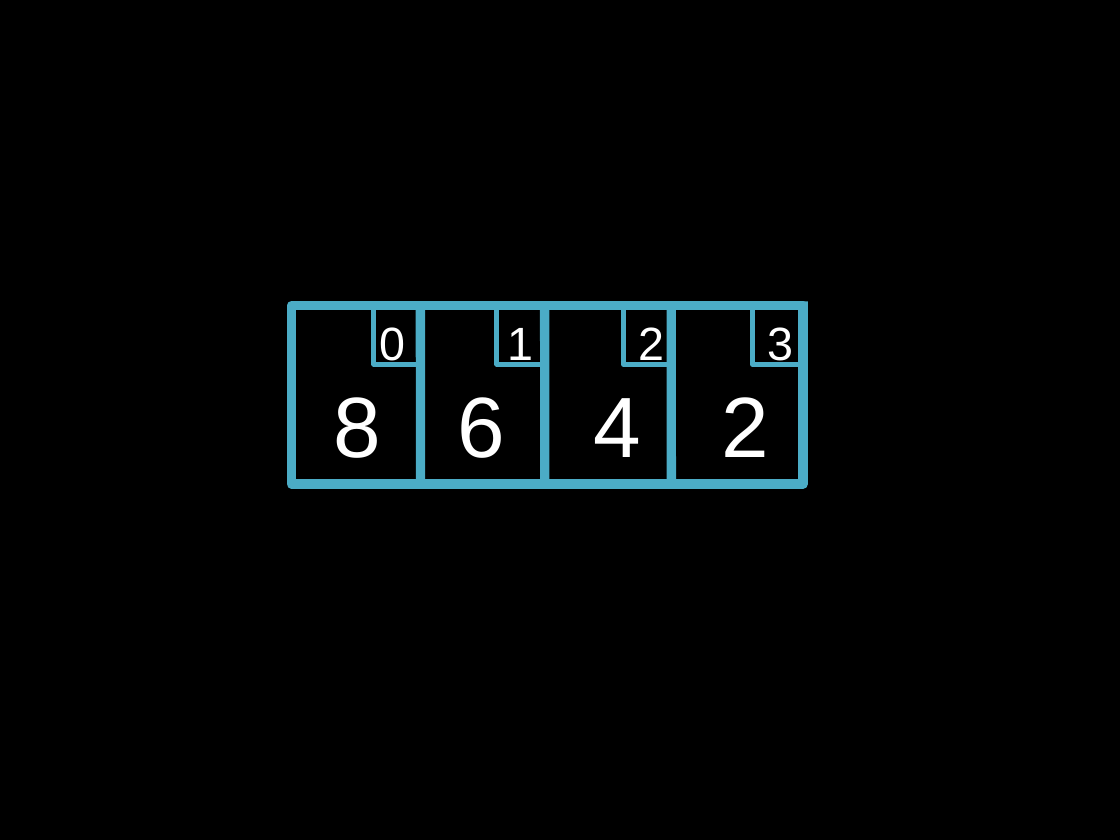
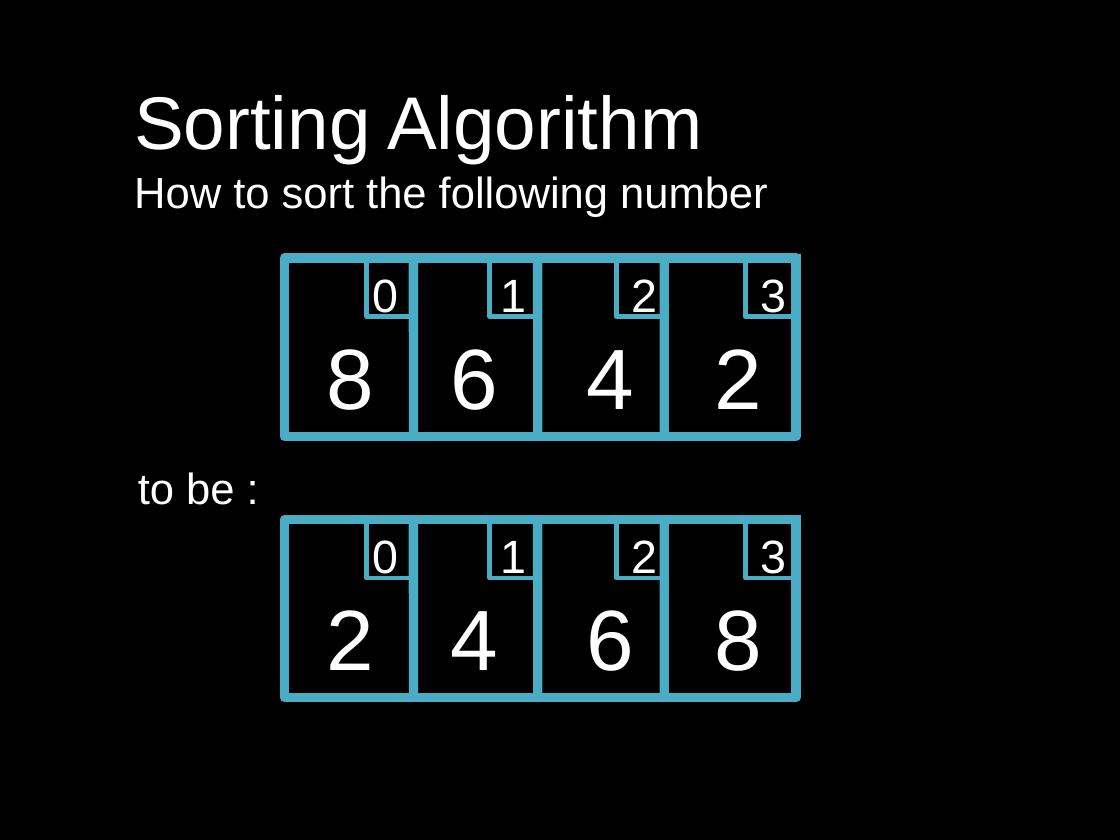
Before and after one commit to bagustris/prokom-tf, a slide deck: slide 14 of slide/prokom6.odp. Drawn at 1120x840 pixels with LibreOffice and Linux fonts; fonts in the diff are those of the drawing. Boxes give left, top, right and bottom in pixels: in the first picture for what was removed or moved away, otherwise in the second. Text is boxed around its words. In the diff, an @@ line names an element or a change of style, - is before the commit and + after.

```diff
--- a/slide/prokom6.odp
+++ b/slide/prokom6.odp
@@ text added at bbox=[134, 95, 768, 217], 28 pt, text #FFFFFF @@
+Sorting Algorithm
+How to sort the following number
@@ 7 texts, 1 rectangle: place and size @@
-7 texts, 1 rectangle at bbox=[291, 306, 803, 484]
+7 texts, 1 rectangle at bbox=[284, 258, 796, 436]
@@ 4 rectangles: place and size @@
-4 rectangles at bbox=[374, 305, 801, 364]
+4 rectangles at bbox=[366, 258, 793, 317]
@@ 4 lines: place and size @@
-4 lines at bbox=[420, 301, 803, 483]
+4 lines at bbox=[413, 254, 796, 435]
@@ text "8": place and size @@
-text "8" at bbox=[333, 397, 381, 458]
+text "8" at bbox=[326, 349, 374, 410]
@@ text added at bbox=[138, 472, 234, 505], 28 pt, text #FFFFFF @@
+to be :
@@ group added at bbox=[284, 515, 796, 698]: 8 texts, 5 rectangles, 4 lines @@
+2
+4
+2
+3
+6
+1
+0
+8
```
Also in this commit, not shown: 3 other slides changed, 1 slide added, 42 other files.
